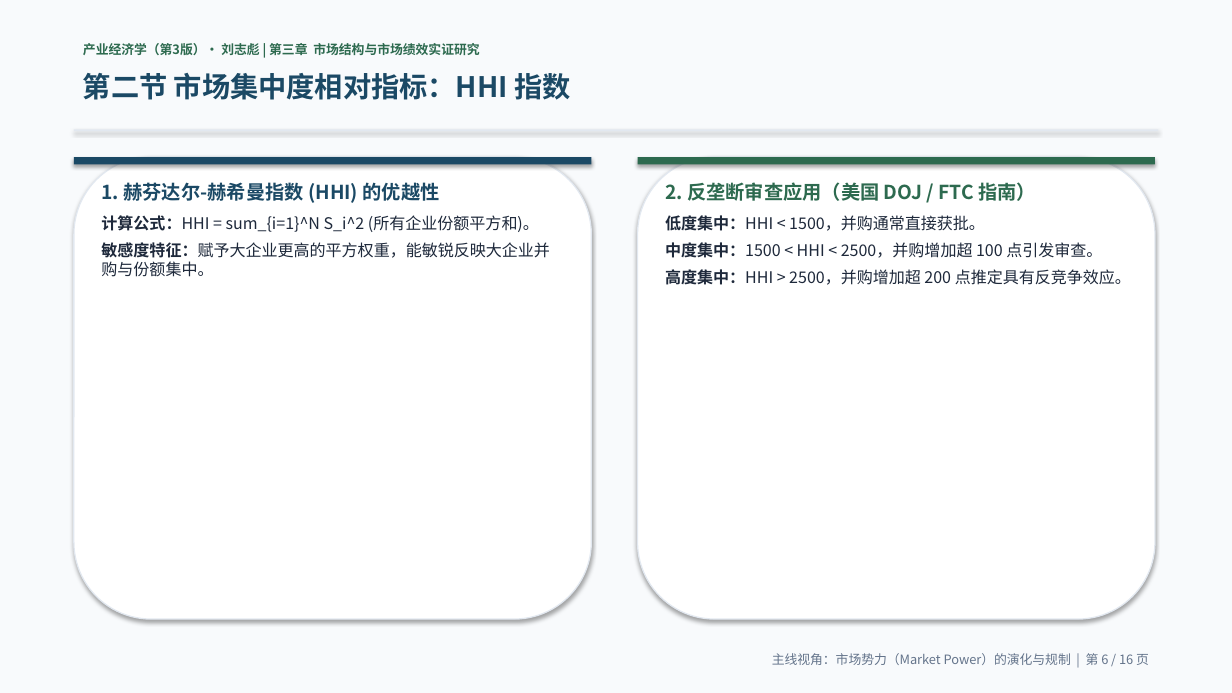
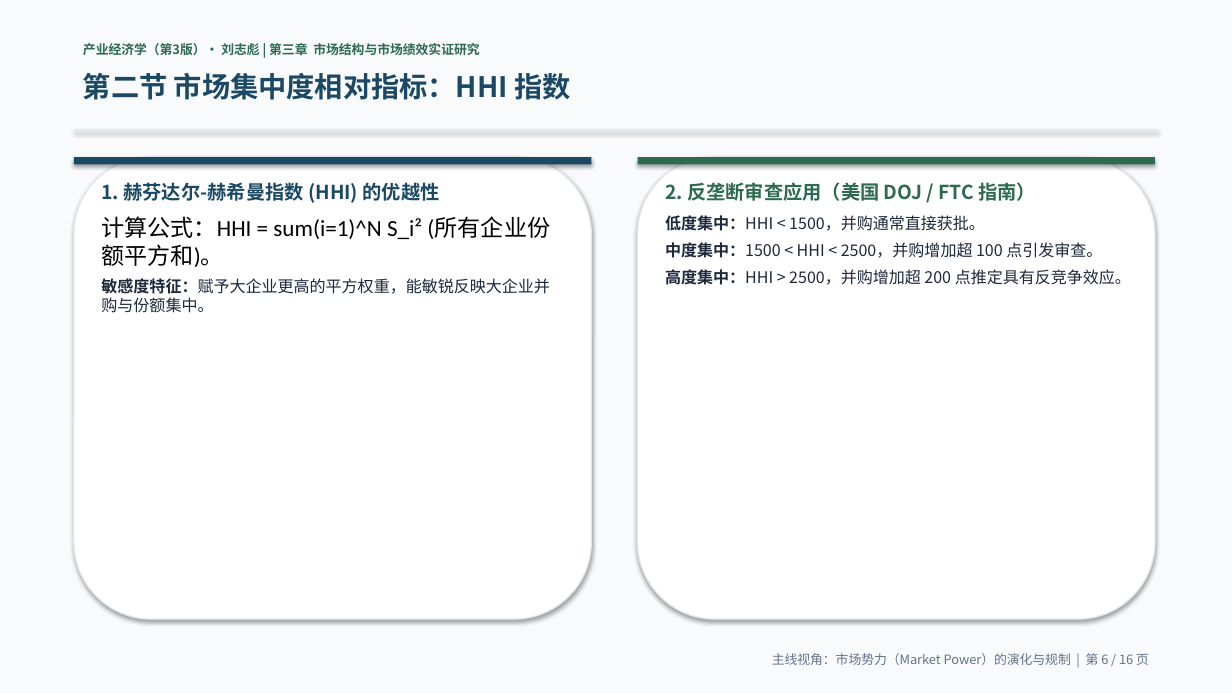
Before and after one commit to chens9956-prog/2026-industrial-economics, a slide deck: slide 6 of 刘志彪_产业经济学_第03章_市场结构与市场绩效实证研究(市场势力主线精编).pptx. Drawn at 1232x693 pixels with LibreOffice and Linux fonts; fonts in the diff are those of the drawing. Boxes give left, top, right and bottom in pixels: in the first picture for what was removed or moved away, otherwise in the second. Text is boxed around its words. In the diff, an @@ line names an element or a change of style, - is before the commit and + after.

```diff
--- a/刘志彪_产业经济学_第03章_市场结构与市场绩效实证研究(市场势力主线精编).pptx
+++ b/刘志彪_产业经济学_第03章_市场结构与市场绩效实证研究(市场势力主线精编).pptx
@@ text at <box>101,216,550,267</box>: text changed; size 12.5 to 18 pt; font Noto Sans CJK SC to Calibri; text colour #1E293B to #000000 @@
-计算公式：HHI = sum_{i=1}^N S_i^2 (所有企业份额平方和)。
+计算公式：HHI = sum(i=1)^N S_i² (所有企业份额平方和)。
```
Also in this commit, not shown: 2 other slides changed, 9 other files.
